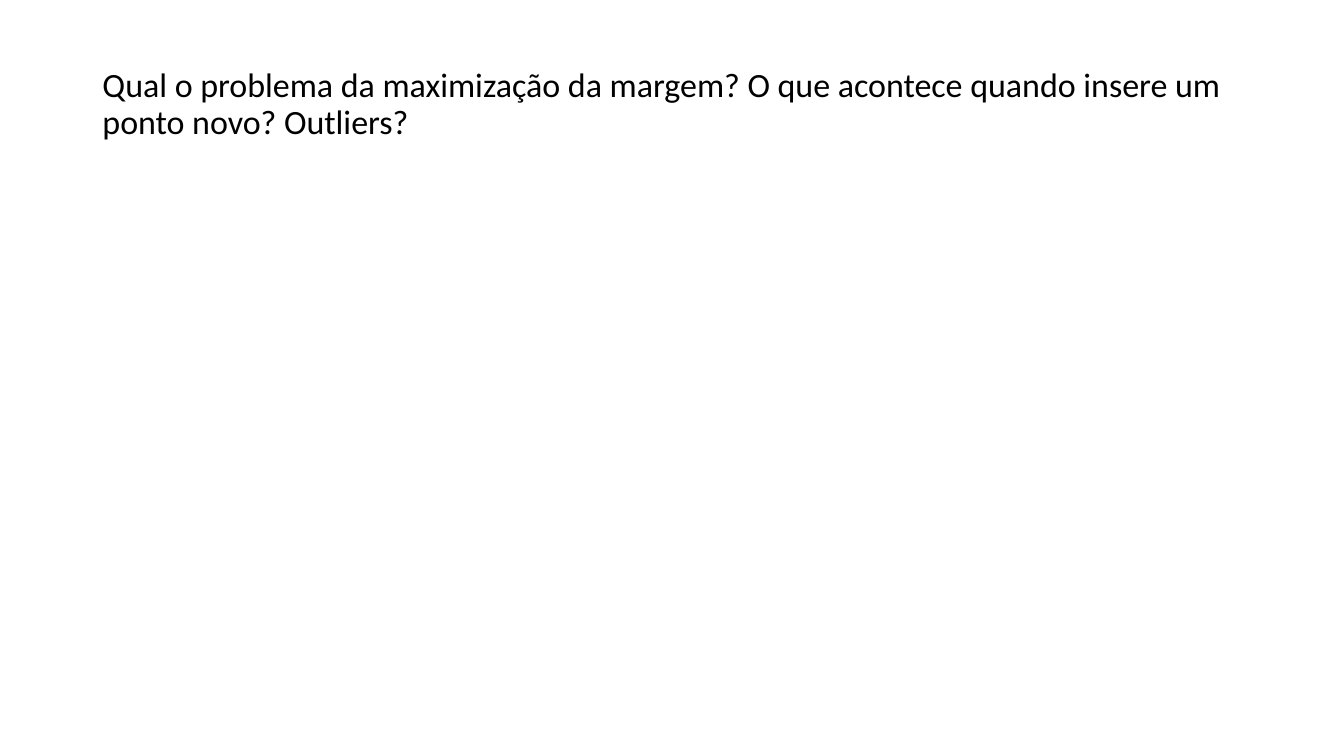
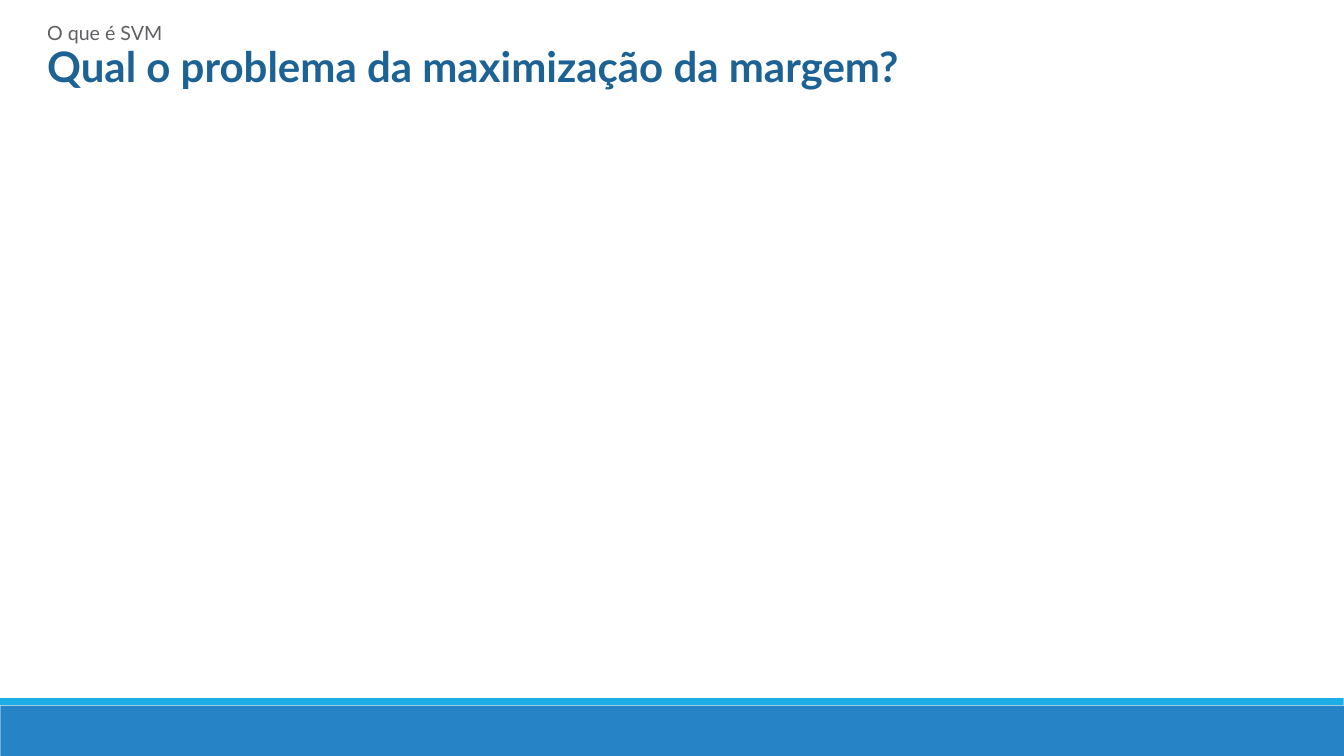
Before and after one commit to mrezende/ml-discipline, a slide deck: slide 14 of presentation/PresentationSVM.pptx (slide 9 before the commit). Drawn at 1344x756 pixels with LibreOffice and Linux fonts; fonts in the diff are those of the drawing. Boxes give left, top, right and bottom in pixels: in the first picture for what was removed or moved away, otherwise in the second. Text is boxed around its words. In the diff, an @@ line names an element or a change of style, - is before the commit and + after.

```diff
--- a/presentation/PresentationSVM.pptx
+++ b/presentation/PresentationSVM.pptx
@@ text added at bbox=[47, 26, 162, 44], 14 pt, text #5F6062 @@
+O que é SVM
@@ text "Qual o problema da maximização ..." at bbox=[47, 50, 899, 90]: vertical alignment middle to top @@
@@ text at bbox=[47, 50, 899, 90]: text changed; size 24.3 to 30 pt; font Calibri to Lato; text colour #000000 to #1D6294; bold on @@
-Qual o problema da maximização da margem? O que acontece quando insere um ponto novo? Outliers?
+Qual o problema da maximização da margem?
@@ rectangle added at bbox=[0, 706, 1344, 756], fill #2683C6 @@
@@ rectangle added at bbox=[0, 699, 1344, 706], fill #1CADE4 @@
```
Also in this commit, not shown: 6 other slides changed, 15 slides added, 9 slides removed.
